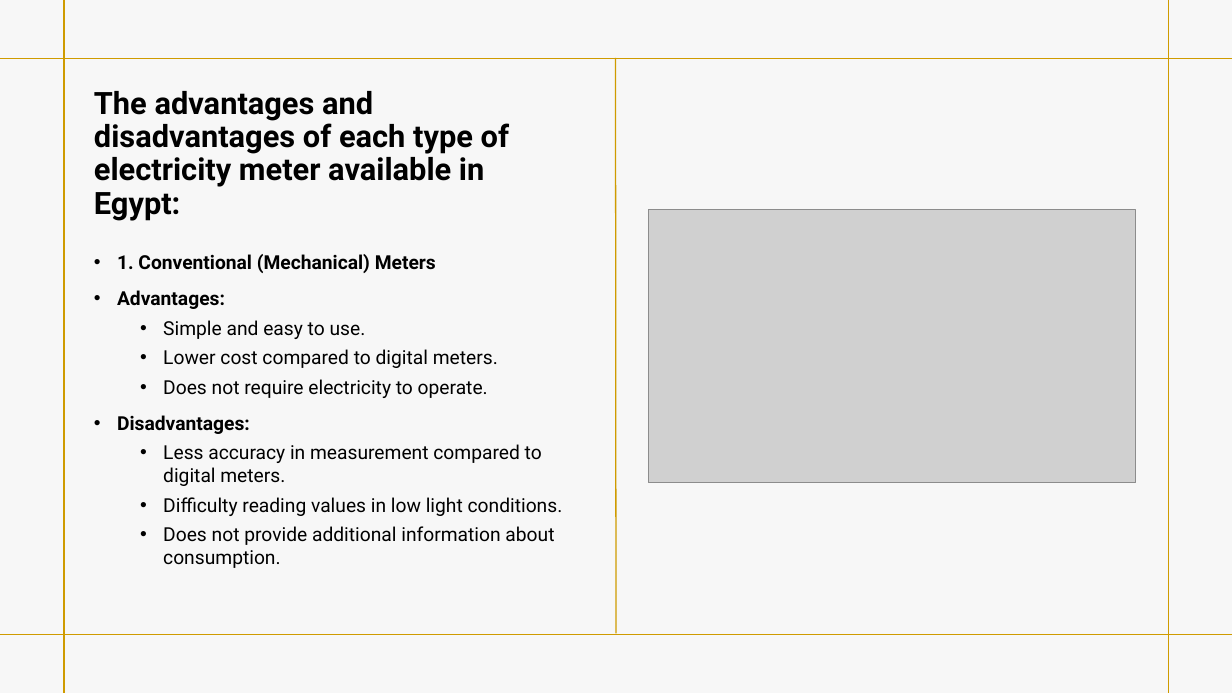
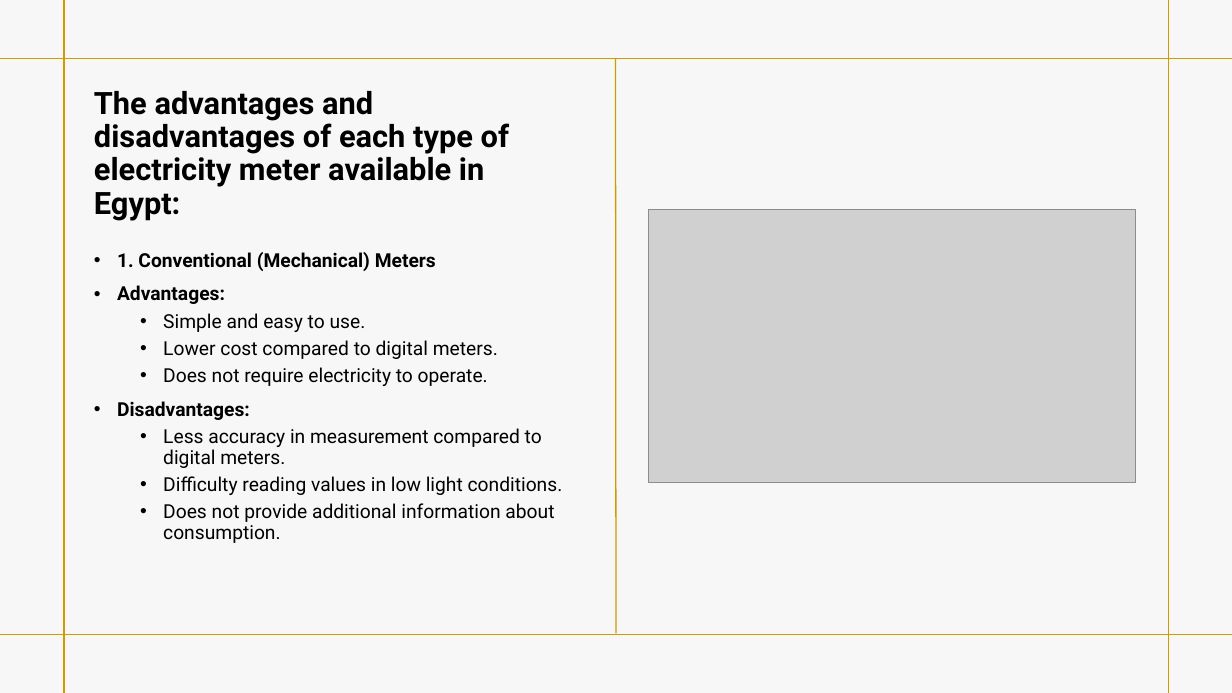
Before and after one commit to Joseph-George1/College_projects, a slide deck: slide 6 of el project .pptx. Drawn at 1232x693 pixels with LibreOffice and Linux fonts; fonts in the diff are those of the drawing; grey boxes stand for pictures. Boxes give left, top, right and bottom in pixels: in the first picture for what was removed or moved away, otherwise in the second. Text is boxed around its words. In the diff, an @@ line names an element or a change of style, - is before the commit and + after.

```diff
--- a/el project .pptx
+++ b/el project .pptx
@@ text "1. Conventional (Mechanical) Meters" at (x1=117, y1=252, x2=563, y2=543): line spacing 1 to 0.9 @@
```
Also in this commit, not shown: 2 other slides changed, 3 slides added.
